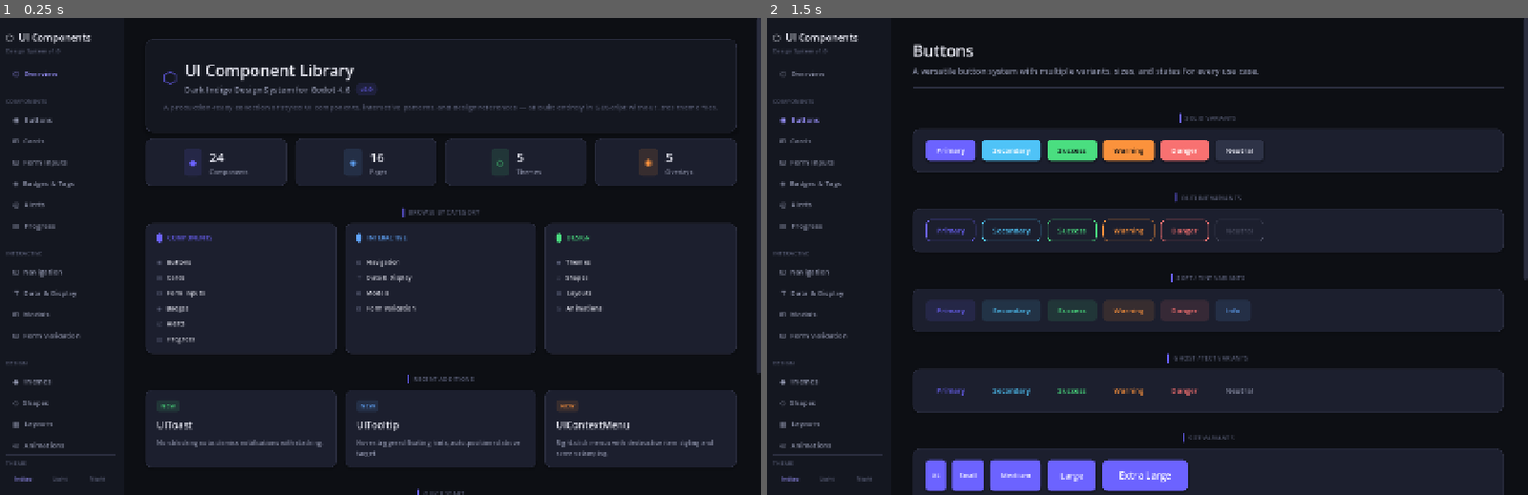
Above: before the commit, frames 1-2 (left to right).
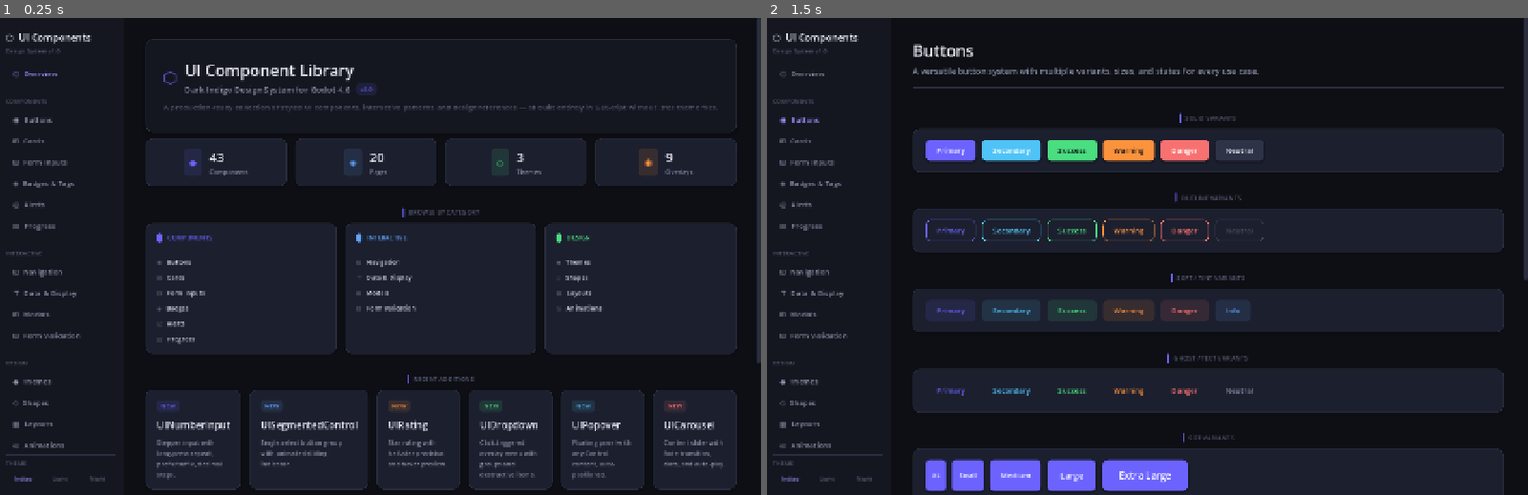
Above: after the commit, the same moments.

Repository: Cai-ki/godot-component-library
Game: Godot game, scene res://scenes/main.tscn
Same seed, same stepped clock (60 frames per second), same inputs: the game is played once before the commit and once after it.
Inputs:
- Up to frame 1 (0.25 s): no input
- Up to frame 2 (1.5 s): click "⬡ Overview" at 0.5 s; click "◉ Buttons" at 1.25 s

The runs differ from the first frame. In frame 1, 6.4% of the frame differs, in the area x 19-100%, y 28-100%; in frame 2, nothing differs.

Commit message:
fix: update Overview page stats (43 components, 20 pages, 9 overlays) and Recent Additions

Diff:
--- a/scripts/pages/home_page.gd
+++ b/scripts/pages/home_page.gd
@@ -75,10 +75,10 @@
 func _stats(parent: Control) -> void:
 	var row := UI.hbox(parent, 16)
 
-	_stat(row, "24", "Components",  UITheme.PRIMARY, "◆")
-	_stat(row, "16", "Pages",       UITheme.INFO,    "◈")
-	_stat(row, "5",  "Themes",      UITheme.SUCCESS, "◇")
-	_stat(row, "5",  "Overlays",    UITheme.WARNING, "◉")
+	_stat(row, "43", "Components",  UITheme.PRIMARY, "◆")
+	_stat(row, "20", "Pages",       UITheme.INFO,    "◈")
+	_stat(row, "3",  "Themes",      UITheme.SUCCESS, "◇")
+	_stat(row, "9",  "Overlays",    UITheme.WARNING, "◉")
 
 
 func _stat(parent: Control, value: String, label: String, color: Color, icon: String) -> void:
@@ -162,9 +162,12 @@
 	UI.section(parent, "Recent Additions")
 	var row := UI.hbox(parent, 16)
 
-	_recent_card(row, "UIToast",       UITheme.SUCCESS, "Non-blocking auto-dismiss notifications with stacking.")
-	_recent_card(row, "UITooltip",     UITheme.INFO,    "Hover-triggered floating hints, auto-positioned above target.")
-	_recent_card(row, "UIContextMenu", UITheme.WARNING, "Right-click menus with destructive item styling and screen clamping.")
+	_recent_card(row, "UINumberInput",      UITheme.PRIMARY,   "Stepper input with long-press repeat, prefix/suffix, decimal steps.")
+	_recent_card(row, "UISegmentedControl", UITheme.INFO,      "Single-select button group with animated sliding indicator.")
+	_recent_card(row, "UIRating",           UITheme.WARNING,   "Star rating with half-star precision and hover preview.")
+	_recent_card(row, "UIDropdown",         UITheme.SUCCESS,   "Click-triggered overlay menu with groups and destructive items.")
+	_recent_card(row, "UIPopover",          UITheme.SECONDARY, "Floating panel with any Control content, auto-positioned.")
+	_recent_card(row, "UICarousel",         UITheme.DANGER,    "Content slider with fade transition, dots, and auto-play.")
 
 
 func _recent_card(parent: Control, title: String, accent: Color, desc: String) -> void:
